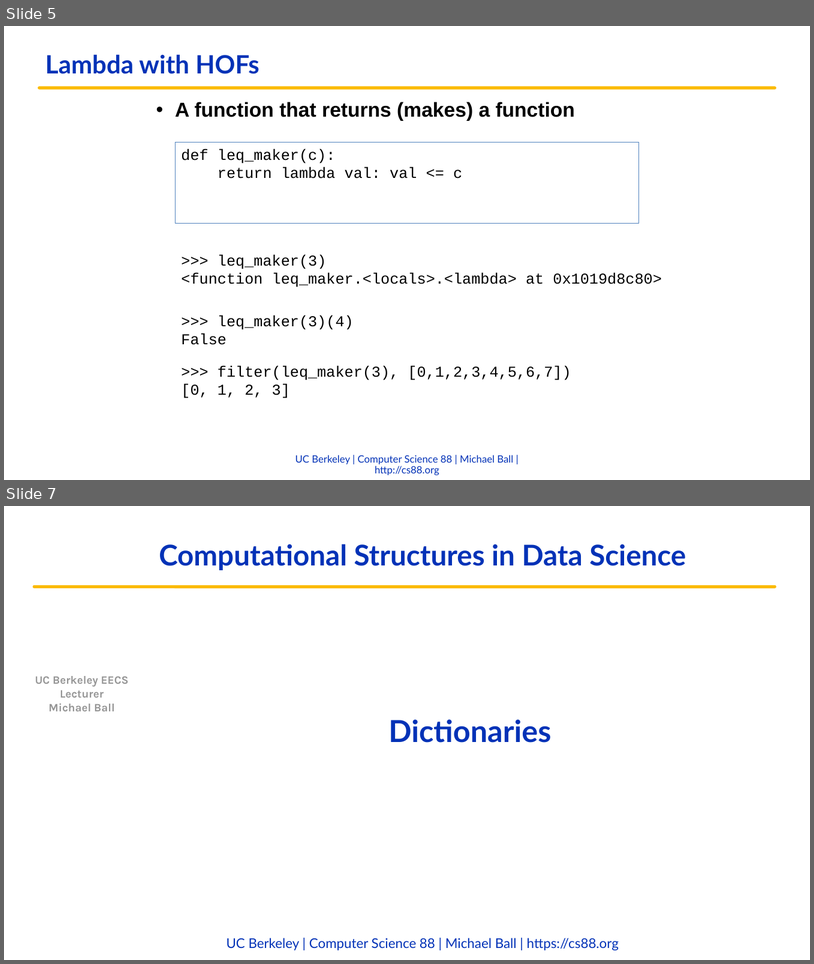
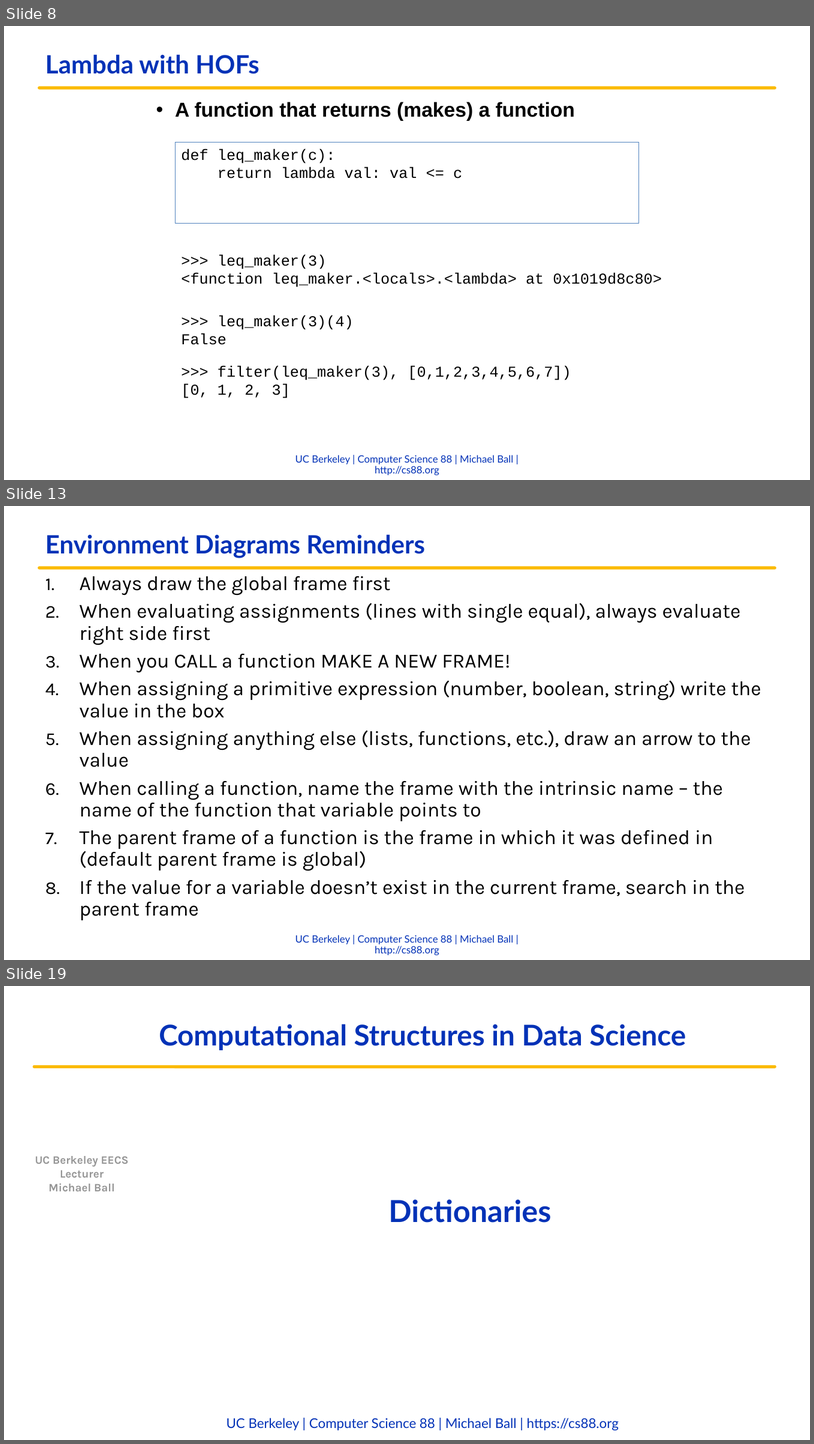
Before and after one commit to cs88-website/fa22, a slide deck: assets/slides/fa22/08-Lambda_Dictionaries.pptx. Shown one above the other, each under a label of ours: slides 5 and 7 before the commit, slides 8, 13 and 19 after it; the slides between them are not shown. The pictures are 814x964 and 814x1444 pixels, drawn with LibreOffice and Linux fonts; fonts in the diff are those of the drawing; background and template pictures are left out. Boxes give left, top, right and bottom in pixels: in the first picture for what was removed or moved away, otherwise in the second. Text is boxed around its words. In the diff, an @@ line names an element or a change of style, - is before the commit and + after.

```diff
--- a/assets/slides/fa22/08-Lambda_Dictionaries.pptx
+++ b/assets/slides/fa22/08-Lambda_Dictionaries.pptx
@@ slide 13 added at [4,506,810,960], background #FFFFFF; not listed: 2 template elements that a slide beside it also shows @@
@@ title added at [45,534,425,558], 30 pt, text #0332B7, bold @@
+Environment Diagrams Reminders
@@ text added at [80,576,762,920], 24 pt, text #000000 @@
+1. Always draw the global frame first
+2. When evaluating assignments (lines with single equal), always evaluate right side first
+3. When you CALL a function MAKE A NEW FRAME!
+4. When assigning a primitive expression (number, boolean, string) write the value in the box
+5. When assigning anything else (lists, functions, etc.), draw an arrow to the value
+6. When calling a function, name the frame with the intrinsic name – the name of the function that variable points to
+7. The parent frame of a function is the frame in which it was defined in (default parent frame is global)
+8. If the value for a variable doesn’t exist in the current frame, search in the parent frame
@@ what was slide 5 is now slide 8 @@
@@ what was slide 7 is now slide 19 @@
```
Also in this commit, not shown: 1 slide changed, 12 other slides added, 1 slide removed, 3 other files.
